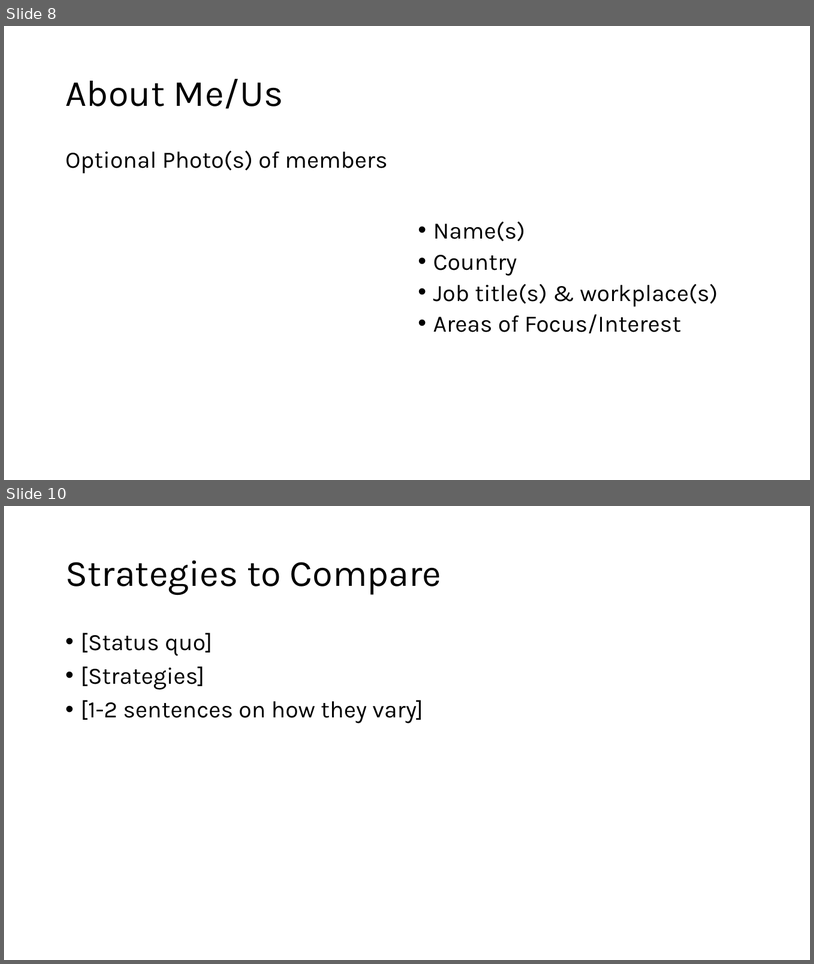
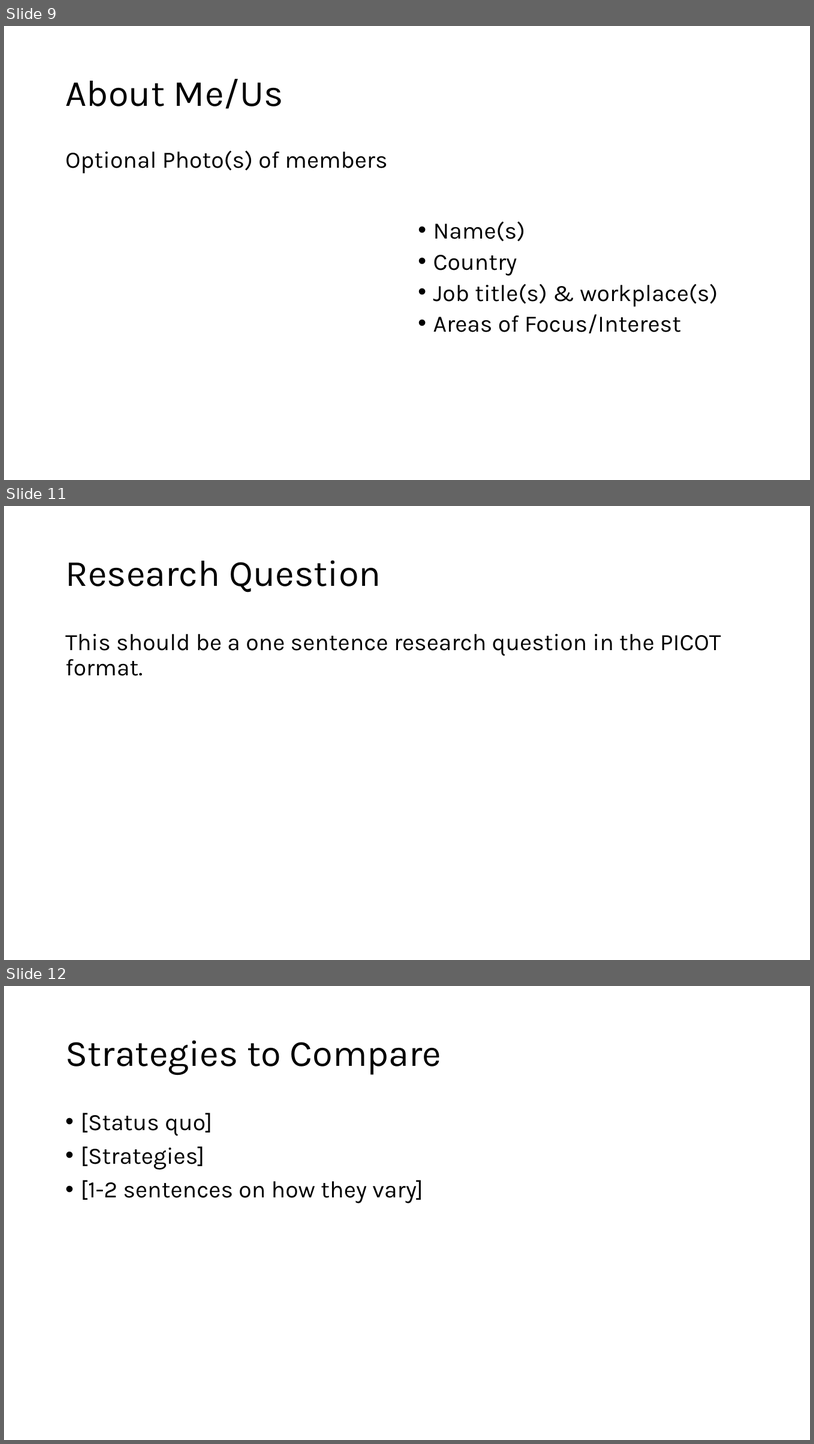
Before and after one commit to geratcliff/vital-2026-Cebu, a slide deck: docs/media/inital-presentation.pptx. Shown one above the other, each under a label of ours: slides 8 and 10 before the commit, slides 9, 11 and 12 after it; the slides between them are not shown. The pictures are 814x964 and 814x1444 pixels, drawn with LibreOffice and Linux fonts; fonts in the diff are those of the drawing. Boxes give left, top, right and bottom in pixels: in the first picture for what was removed or moved away, otherwise in the second. Text is boxed around its words. In the diff, an @@ line names an element or a change of style, - is before the commit and + after.

```diff
--- a/docs/media/inital-presentation.pptx
+++ b/docs/media/inital-presentation.pptx
@@ slide 11 added at <box>4,506,810,960</box>, background #FFFFFF @@
@@ title added at <box>65,560,381,592</box>, 44 pt, text #000000 @@
+Research Question
@@ text added at <box>65,634,722,676</box>, 28 pt, text #000000 @@
+This should be a one sentence research question in the PICOT format.
@@ what was slide 8 is now slide 9 @@
@@ what was slide 10 is now slide 12 @@
```
Also in this commit, not shown: 2 slides changed, 1 other slide added, 20 other files.
